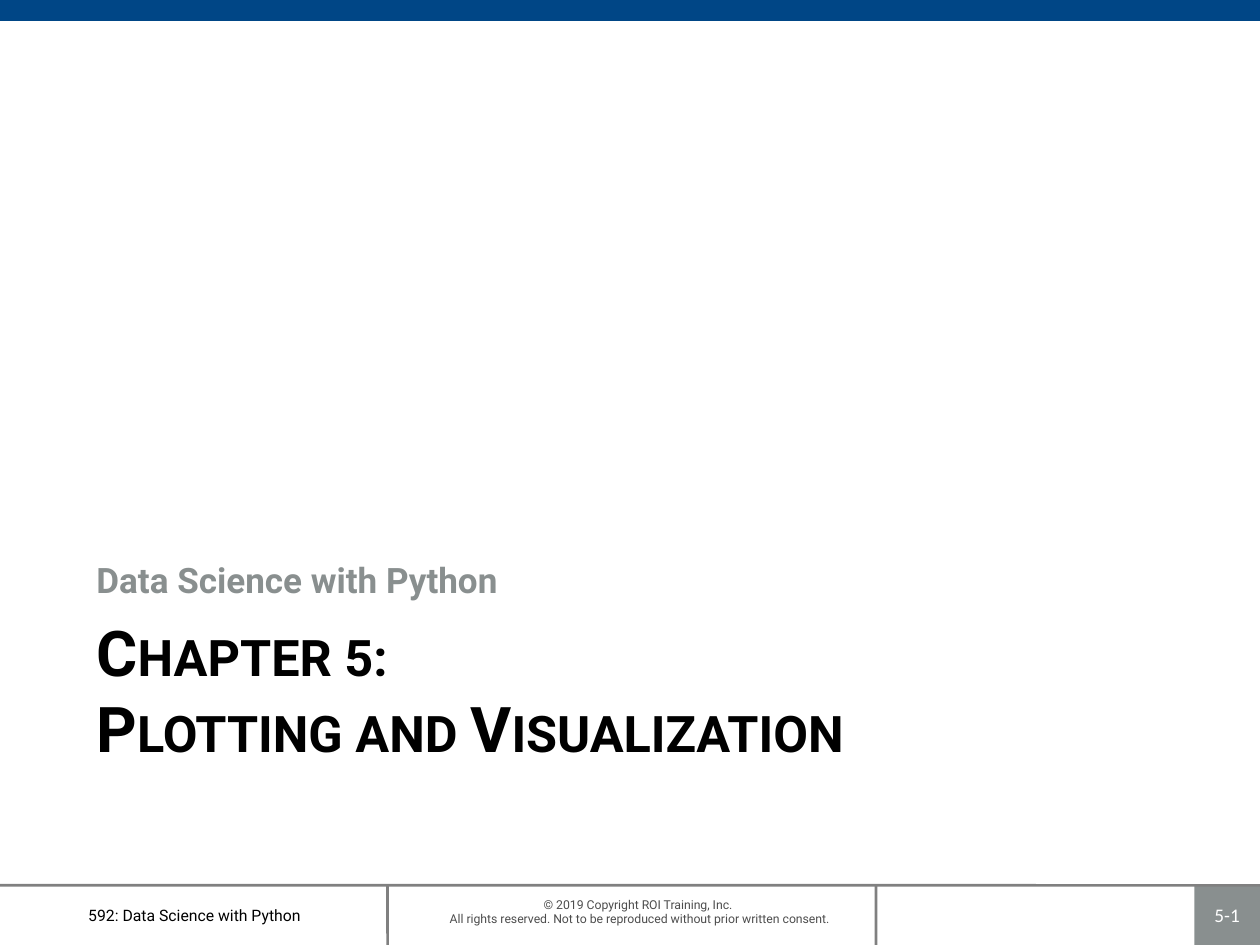
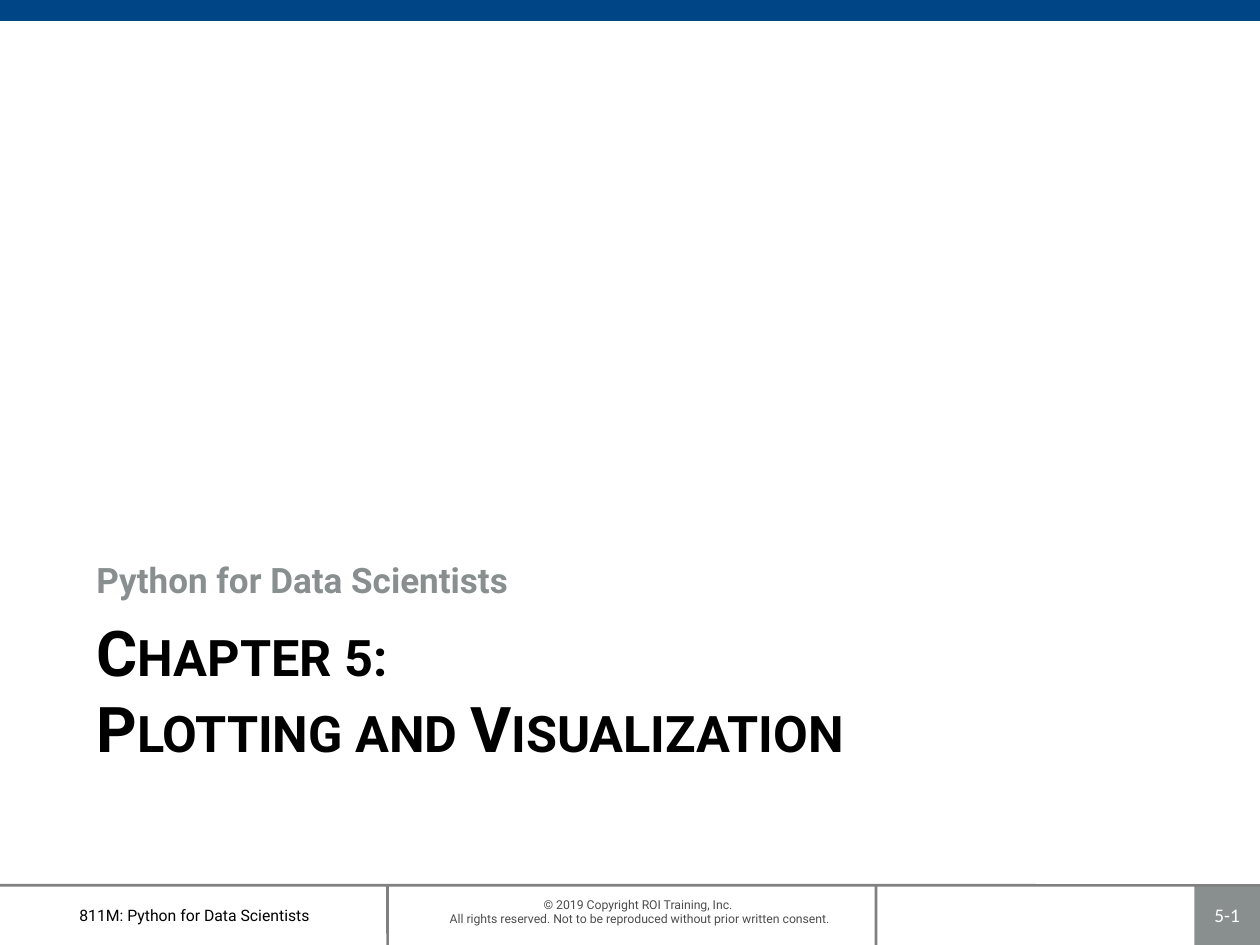
Before and after one commit to roitraining/PythonML, a slide deck: slide 1 of 811M-Ch05_PlottingAndVisualization.pptx. Drawn at 1260x945 pixels with LibreOffice and Linux fonts; fonts in the diff are those of the drawing; background and template pictures are left out. Boxes give left, top, right and bottom in pixels: in the first picture for what was removed or moved away, otherwise in the second. Text is boxed around its words. In the diff, an @@ line names an element or a change of style, - is before the commit and + after.

```diff
--- a/811M-Ch05_PlottingAndVisualization.pptx
+++ b/811M-Ch05_PlottingAndVisualization.pptx
@@ text at [96, 566, 508, 601]: text changed @@
-Data Science with Python
+Python for Data Scientists
@@ text at [79, 909, 310, 925]: text changed @@
-592: Data Science with Python
+811M: Python for Data Scientists
```
Also in this commit, not shown: 27 other slides changed.
